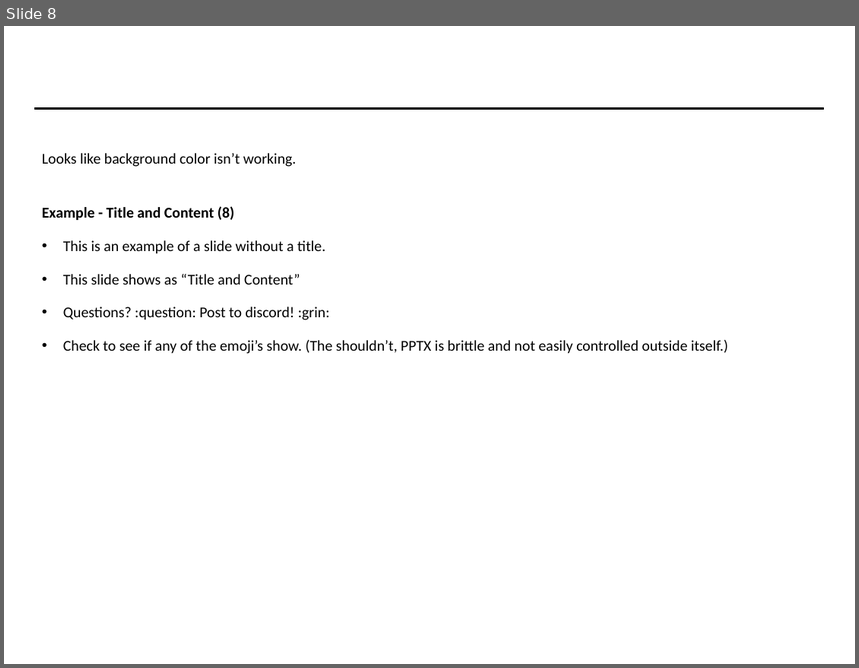
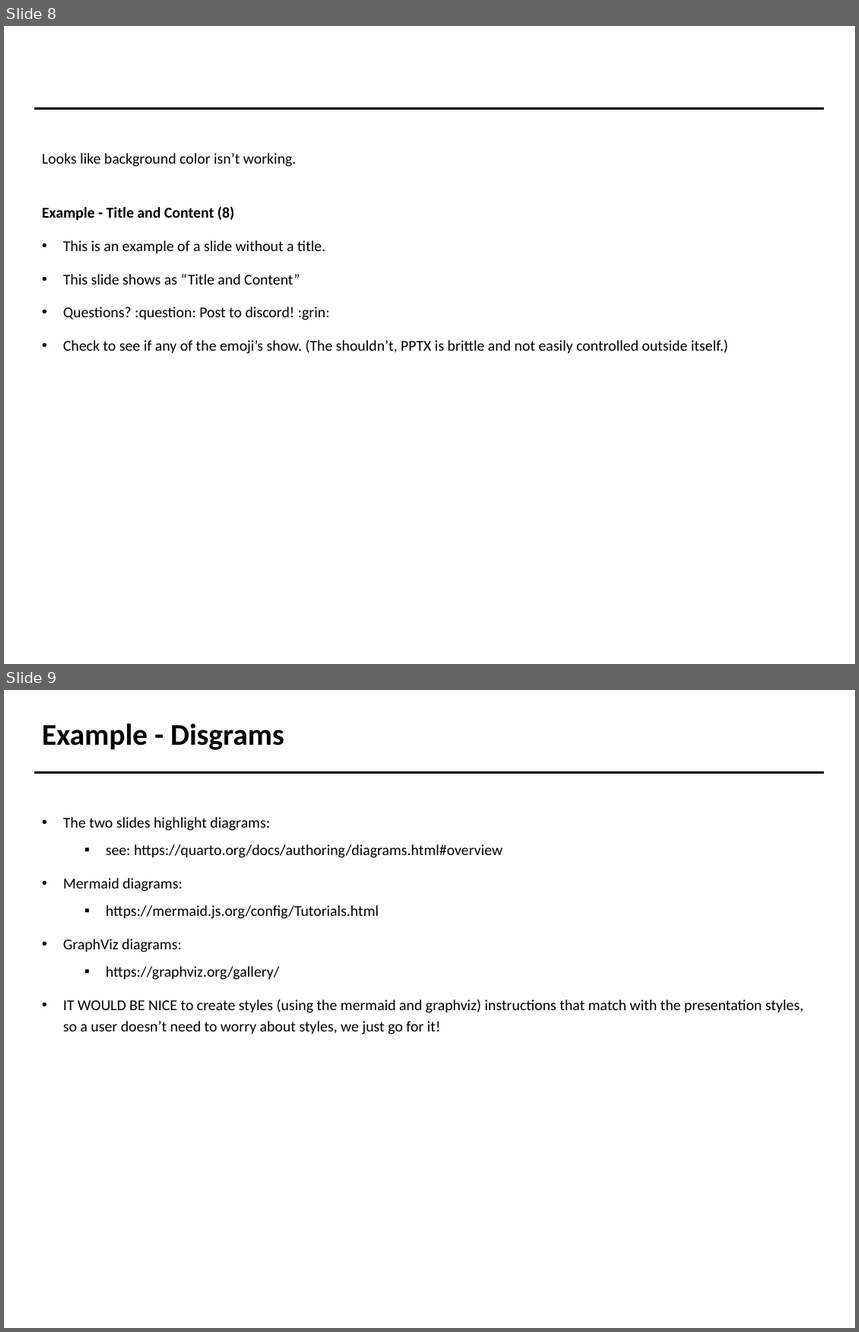
Before and after one commit to vcu-ssg/ssg-vcu-bofa-sandbox, a slide deck: study1.pptx. Shown one above the other, each under a label of ours: slide 8 before the commit, slides 8 and 9 after it. The pictures are 859x668 and 859x1332 pixels, drawn with LibreOffice and Linux fonts; fonts in the diff are those of the drawing; background and template pictures are left out. Boxes give left, top, right and bottom in pixels: in the first picture for what was removed or moved away, otherwise in the second. Text is boxed around its words. In the diff, an @@ line names an element or a change of style, - is before the commit and + after.

Commit message:
new diagram code

```diff
--- a/study1.pptx
+++ b/study1.pptx
@@ slide 9 added at bbox=[4, 690, 855, 1328], background #FFFFFF; not listed: 1 template element that a slide beside it also shows @@
@@ title added at bbox=[42, 723, 284, 750], 28 pt, text #000000, bold @@
+Example - Disgrams
@@ text added at bbox=[63, 817, 804, 1034], 14 pt, text #000000 @@
+• The two slides highlight diagrams:
+  ▪ see: https://quarto.org/docs/authoring/diagrams.html#overview
+• Mermaid diagrams:
+  ▪ https://mermaid.js.org/config/Tutorials.html
+• GraphViz diagrams:
+  ▪ https://graphviz.org/gallery/
+• IT WOULD BE NICE to create styles (using the mermaid and graphviz) instructions that match with the presentation styles, so a user doesn’t need to worry about styles, we just go for it!
```
Also in this commit, not shown: 3 other slides added, 1 slide removed, 1 other file.
